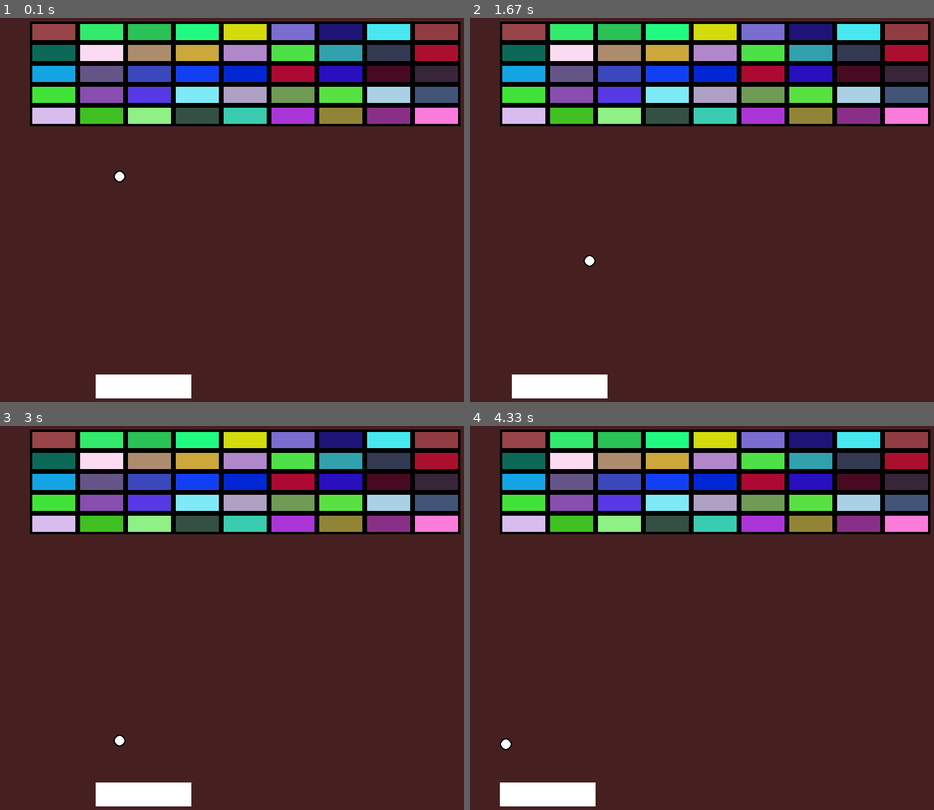
Above: before the commit, frames 1-4 (two rows, left to right).
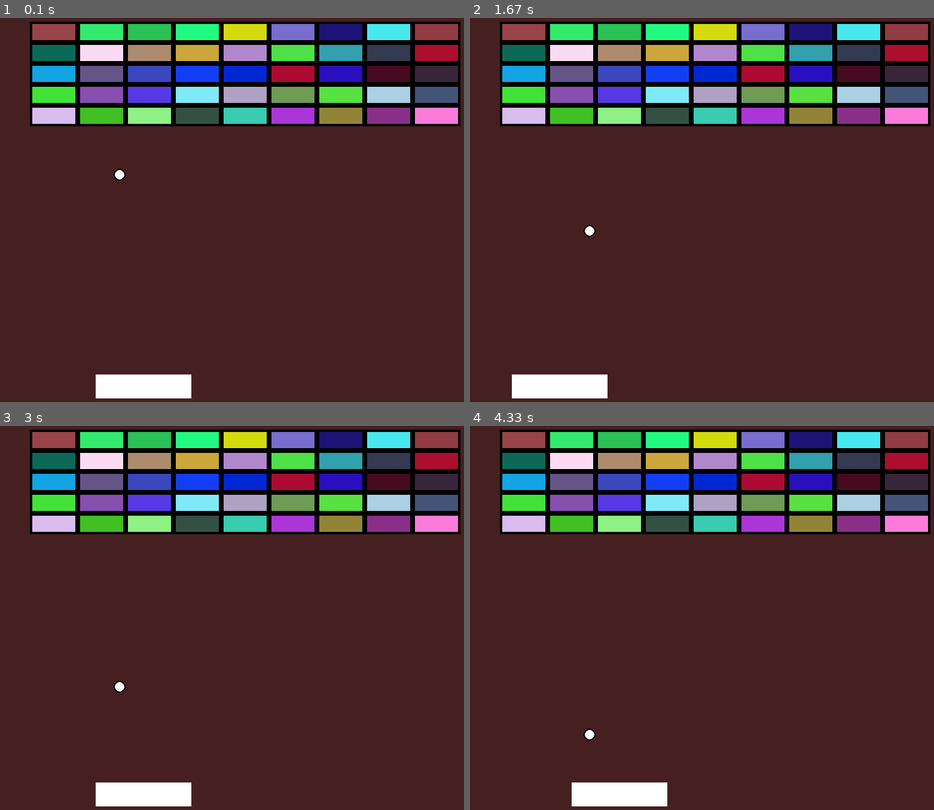
Above: after the commit, the same moments.

Repository: hakosaj/PygameAI
Game: pygame game, started from breakout/breakmain.py
Two runs of this game, one before a commit and one after it. Both use one fixed random seed, a clock stepped at 60 frames per second and the inputs below.
Inputs:
- Up to frame 1 (0.1 s): no input
- Up to frame 2 (1.67 s): hold Right 0.33-0.8 s; hold Right 0.83-1.3 s; hold Left from 1.33 s (still down)
- Up to frame 3 (3 s): release Left at 1.87 s; hold Left 1.9-2.3 s; hold Right 2.33-2.97 s
- Up to frame 4 (4.33 s): hold Left 3-3.47 s; hold Right 3.5-3.97 s; hold Right from 4 s (still down)

The runs differ from the first frame. In frame 1, less than 0.1% of the frame differs, in the area x 24-28%, y 39-43%; in frame 2, 0.1%; in frame 3, 0.1%; in frame 4, 2.1%, in the area x 6-43%, y 78-100%.

Commit message:
Q-learning almost done. Next: write the stochastic state equation

Diff:
--- a/breakout/breakconstants.py
+++ b/breakout/breakconstants.py
@@ -8,7 +8,7 @@
 
 #Ball dims
 ballRadius=8
-ballVelocity=3
+ballVelocity=2
 paddleVelocityModifier=30
 startX=200
 startY=300
--- a/flappy/chromosome.py
+++ b/flappy/chromosome.py
@@ -34,18 +34,18 @@
         self.endScore=score
 
     def mutate(self,mutationTrigger):
-        howMany =random.randint(2,3)
+        howMany =random.randint(0,3)
         for i in range (howMany):
-            which=random.randint(1,4)
+            which=random.randint(1,5)
 
             if which==1:
-                self.xDistUp+=mutationTrigger*mutationRate*random.randint(-55,55)
+                self.xDistUp+=mutationTrigger*random.randint(-20,20)
             elif which==2:
-                self.yDistUp+=mutationTrigger*mutationRate*random.randint(-55,55)
+                self.yDistUp+=mutationTrigger*random.randint(-20,20)
             elif which==3:
-                self.velocityLimitLow+=mutationTrigger*mutationRate*(random.randint(-2,2)/6.0)
+                self.velocityLimitLow+=mutationTrigger*(random.randint(-2,2)/8.0)
             else:
-                self.velocityLimitUp+=mutationTrigger*mutationRate*(random.randint(-2,2)/6.0)
+                self.velocityLimitUp+=mutationTrigger*(random.randint(-2,2)/8.0)
 
     def decide(self,bird,pillars):
         nextPillar = next(x for x in pillars if x.pos-bird.x+20 > 0)
--- a/flappy/flappyConstants.py
+++ b/flappy/flappyConstants.py
@@ -12,7 +12,7 @@
 width,height=700,480
 size = 1000,height
 
-agentsc=50
+agentsc=60
 
 #Constants
 ground=40
@@ -25,8 +25,7 @@
 pillargapL=-60
 pillargapU= 100
 
-mutationRate=0.9
-survivalRate=0.2
+survivalRate=0.25
 
 currentGeneration=0
 
--- a/flappy/flappyQAgent.py
+++ b/flappy/flappyQAgent.py
@@ -10,15 +10,24 @@
 from bird import Bird
 from selection import *
 from pillar import Pillar
-from pygame.locals i
+from pygame.locals import *
 
     #ata = np.zeros((580,600,2))
 #y: [-280,300]
 #x: [600,0]
 
+rewardDead=-1000
+rewardAlive=15
+
 class FlappyQAgent:
 
-    def __init__(self):
+    def __init__(self,discount):
         self.QMatrix = np.zeros((580,600,2))#y,x,ded
-        self.rewards = np.ndarray(15,-1000)#alive,dead
-        self.discount = 1
+        self.discount = discount
+
+
+    def getAction(self,y,x,d):
+        if d:
+            return self.QMatrix.item((y,x,0))
+        else:
+            return self.QMatrix.item((y,x,1))
--- a/flappy/flappymain.py
+++ b/flappy/flappymain.py
@@ -7,6 +7,7 @@
 import math
 from flappyConstants import *
 from chromosome import Chromosome
+from flappyQAgent import FlappyQAgent
 from bird import Bird
 from selection import *
 from pillar import Pillar
@@ -50,6 +51,12 @@
     if str(sys.argv[1])=="GA":
         print("Chosen algorithm: GA")
         chosenAlgo=1
+    else:
+        print("Chosen algorithm: Q-learning")
+        chosenAlgo=2
+        dead=False
+        qAgent = FlappyQAgent(1)
+        actionTaken=False
 except IndexError:
     pass
 birds=[]
@@ -177,7 +184,6 @@
 
         if deadcount==len(agents):
             currentGeneration+=1
-            mutationRate-=0.2
             score=0
             tickc=0
             keytick=0
@@ -205,9 +211,9 @@
 
 
             #Selection
-            #survivors,survivorCount=roulette(scores,best)
-
-            survivors,survivorCount=elitism(best)
+            #survivors,survivorCount=elitism(best)
+
+            survivors,survivorCount=roulette(scores,best)
 
 
             #Generate parent pairs
@@ -255,11 +261,16 @@
 
 
                 #Mutate
-                if (avgfitness<300):
-                        agents[i].mutate(0.4)
-
-
-
+                if (avgfitness>300 and avgfitness <1000):
+                    if (random.random()>0.8):
+                        agents[i].mutate(20)
+                    else:
+                        agents[i].mutate(0.5)
+                elif (avgfitness> 1000):
+                    if (random.random()>0.8):
+                        agents[i].mutate(10)
+                    else:
+                        agents[i].mutate(0.2)
 
                 else:
                     agents[i].reset()
@@ -270,9 +281,40 @@
                     #   pygame.quit()
                     #  sys.exit()
 
-    else:
+    elif chosenAlgo==2:
+        collide=False
         for pillar in pillars:
             if (birds[0].rect.colliderect(pillar.upperPillar) or birds[0].rect.colliderect(pillar.lowerPillar)):
+                collide=True
+
+
+        if collide:
+            birds[0].dead=True
+            score=0
+            tickc=0
+            keytick=0
+            bird.velocity=0
+            score=0
+            difficultyTick=0
+            pillarVelocity=5
+            pillarFrequency=basePillarFrequency
+            birds[0].y=y
+            pillars.clear()
+            p=Pillar(width-50)
+            pillars.append(p)
+
+        else:
+            birds[0].dead=False
+
+
+
+
+    else:
+        collide=False
+        for pillar in pillars:
+            if (birds[0].rect.colliderect(pillar.upperPillar) or birds[0].rect.colliderect(pillar.lowerPillar)):
+                collide=True
+            if collide:
                 score=0
                 tickc=0
                 keytick=0
@@ -330,18 +372,47 @@
 
 
 
-
+    harder=False
     if harder:
-        if score%50==0:
+        if score%100==0:
             pillarVelocity+=0.05
 
-        #if score%2000==0:
-         #   pillarFrequency+=1
+        if score%2000==0:
+            pillarFrequency+=1
 
     if chosenAlgo==1:
         for a in range(len(agents)):
             agents[a].decide(birds[a],pillars)
 
+    #Q-learning
+    if chosenAlgo==2:
+        xdistToPillar = int(nextPillar.pos-birds[0].x)
+        ydistToPillar = int(nextPillar.gap+gap-birds[0].y)
+
+        if actionTaken:
+        # 3) observe outcome state and reward
+            outcomeState=(ydistToPillar,xdistToPillar,birds[0].dead)
+            if birds[0].dead:
+                reward=-1000
+            else:
+                reward=15
+        # 4) update matrix based on bellmann equation
+             #new state in matrix = old state value + alpha()
+             https://www.semanticscholar.org/paper/Applying-Q-Learning-to-Flappy-Bird-Ebeling-Rump-Hervieux-Moore/c8d845063aedd44e8dbf668774532aa0c01baa4f
+
+
+
+
+        # 1)determine action
+        stateHold = (ydistToPillar,xdistToPillar,birds[0].dead)
+        action = qAgent.getAction(ydistToPillar,xdistToPillar,birds[0].dead)
+        print(action)
+        # 2)take action
+        if (action>0):
+            birds[0].bump()
+        actionTaken=True
+
+
 
 
 
--- a/flappy/selection.py
+++ b/flappy/selection.py
@@ -12,9 +12,7 @@
 
 
 def roulette(scores,best):
-    scores=list(map(lambda x:x**3,scores))
-    fitSum=sum(scores)
-    scores=list(map(lambda x:x/fitSum,scores))
+    scores=list(map(lambda x:x**2/sum(scores),scores))
     cumulativeP=[]
     currentSum=0
     for s in scores:
